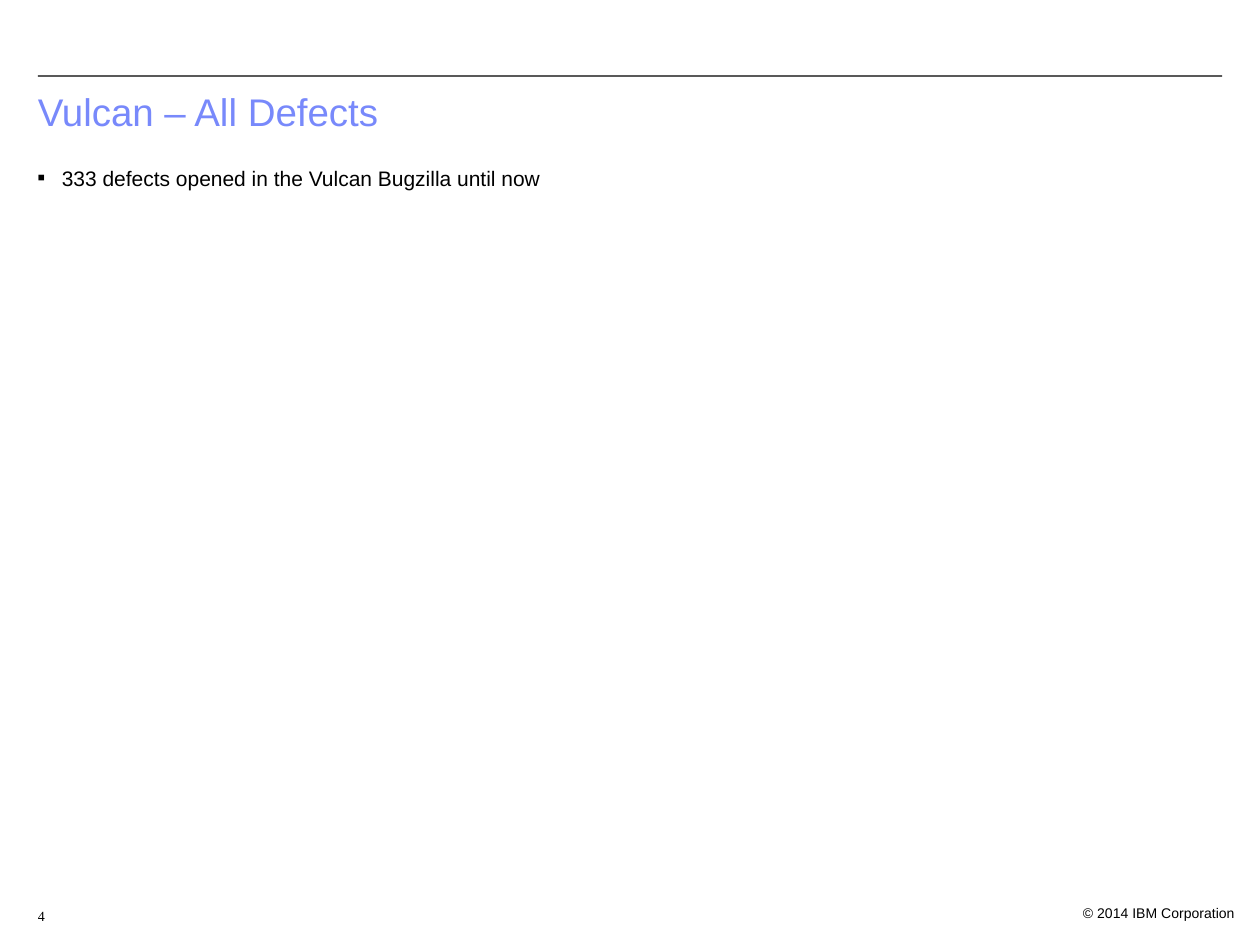
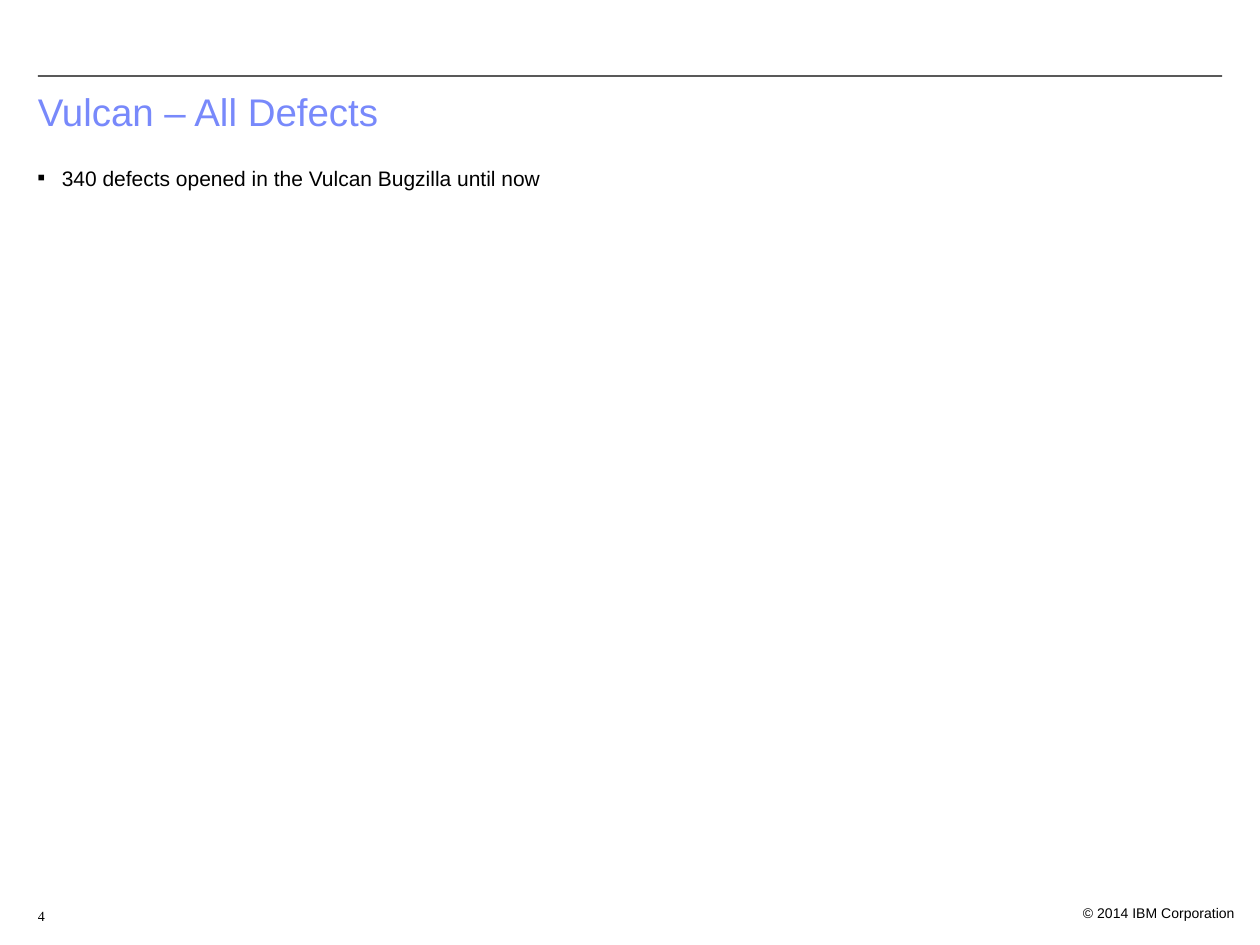
Before and after one commit to bjwt/test, a slide deck: slide 4 of bugs/Vulcan Defect Status.odp. Drawn at 1260x945 pixels with LibreOffice and Linux fonts; fonts in the diff are those of the drawing; background and template pictures are left out. Boxes give left, top, right and bottom in pixels: in the first picture for what was removed or moved away, otherwise in the second. Text is boxed around its words. In the diff, an @@ line names an element or a change of style, - is before the commit and + after.

```diff
--- a/bugs/Vulcan Defect Status.odp
+++ b/bugs/Vulcan Defect Status.odp
@@ text at box(62, 170, 539, 190): text changed @@
-■ 333 defects opened in the Vulcan Bugzilla until now
+■ 340 defects opened in the Vulcan Bugzilla until now
```
Also in this commit, not shown: 3 other slides changed, 2 other files.
